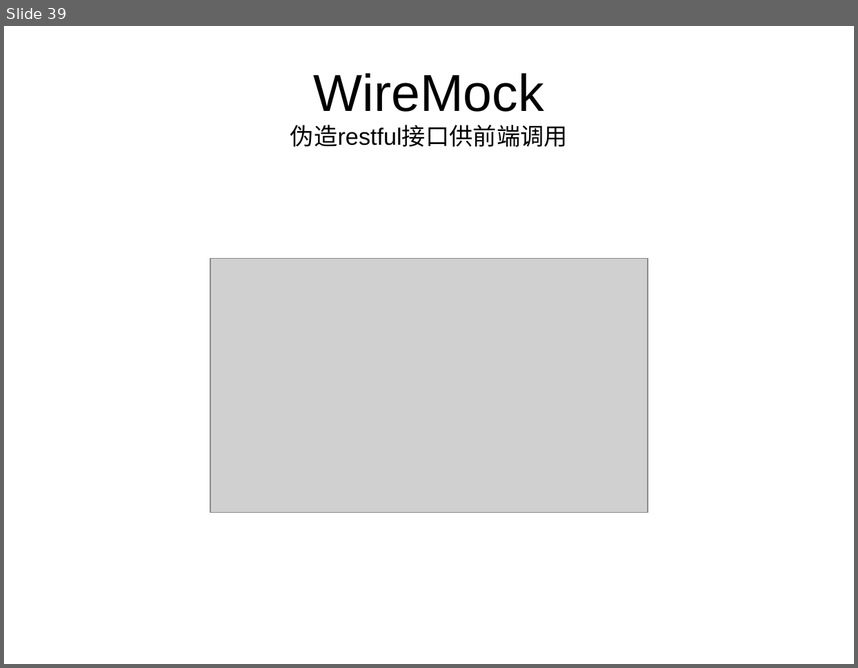
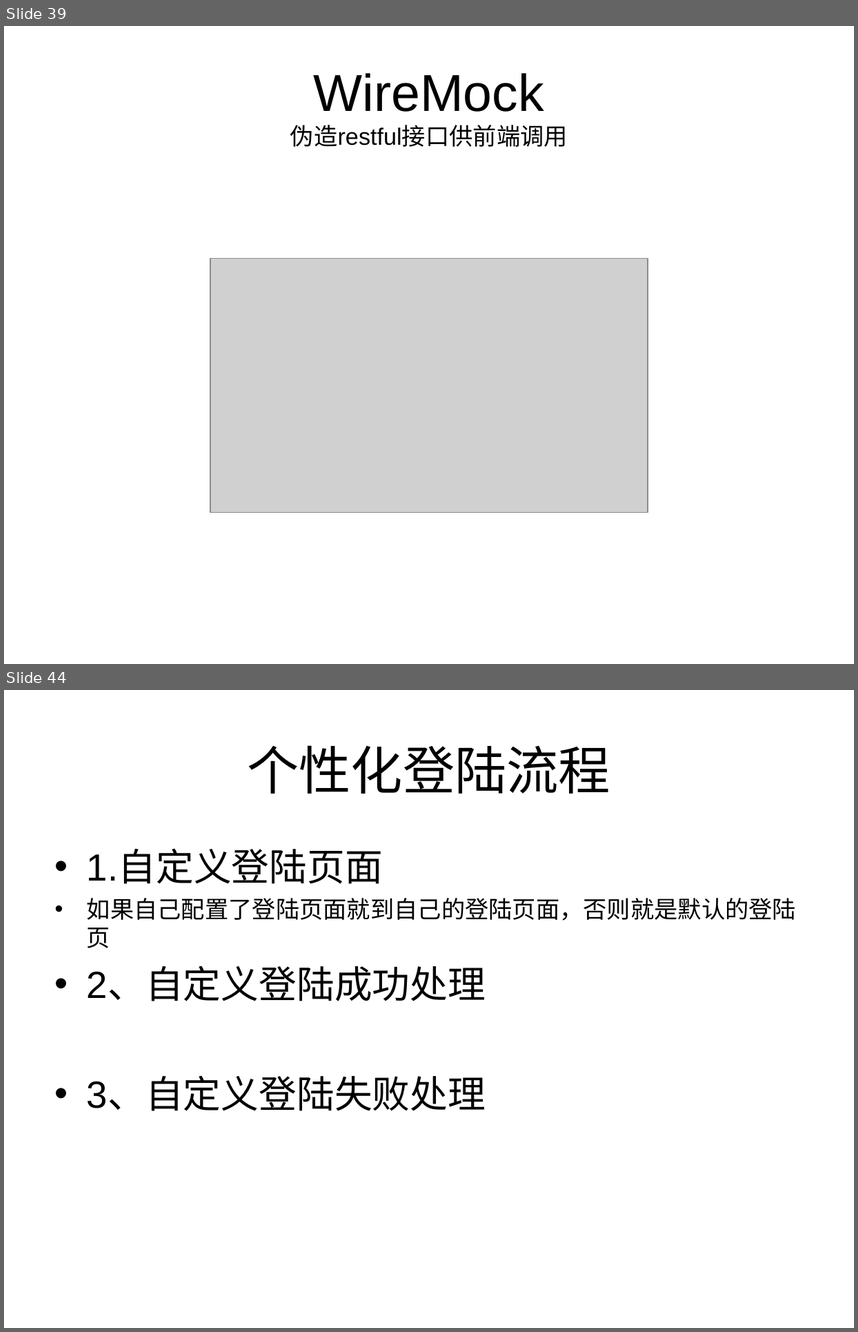
Before and after one commit to HangStarLi/Spring-Security, a slide deck: SpringSecurity.ppt. Shown one above the other, each under a label of ours: slide 39 before the commit, slides 39 and 44 after it; the slides between them are not shown. The pictures are 858x668 and 858x1332 pixels, drawn with LibreOffice and Linux fonts; fonts in the diff are those of the drawing; grey boxes stand for pictures. Boxes give left, top, right and bottom in pixels: in the first picture for what was removed or moved away, otherwise in the second. Text is boxed around its words. In the diff, an @@ line names an element or a change of style, - is before the commit and + after.

```diff
--- a/SpringSecurity.ppt
+++ b/SpringSecurity.ppt
@@ slide 44 added at box(4, 690, 854, 1328), background #FFFFFF @@
@@ title added at box(247, 745, 611, 793), 44 pt, text #000000 @@
+个性化登陆流程
@@ text added at box(87, 851, 796, 1111), 32 pt, text #000000 @@
+• 1.自定义登陆页面
+• 如果自己配置了登陆页面就到自己的登陆页面，否则就是默认的登陆页
+• 2、自定义登陆成功处理
+• 3、自定义登陆失败处理
```
Also in this commit, not shown: 11 other slides added, 31 other files.
